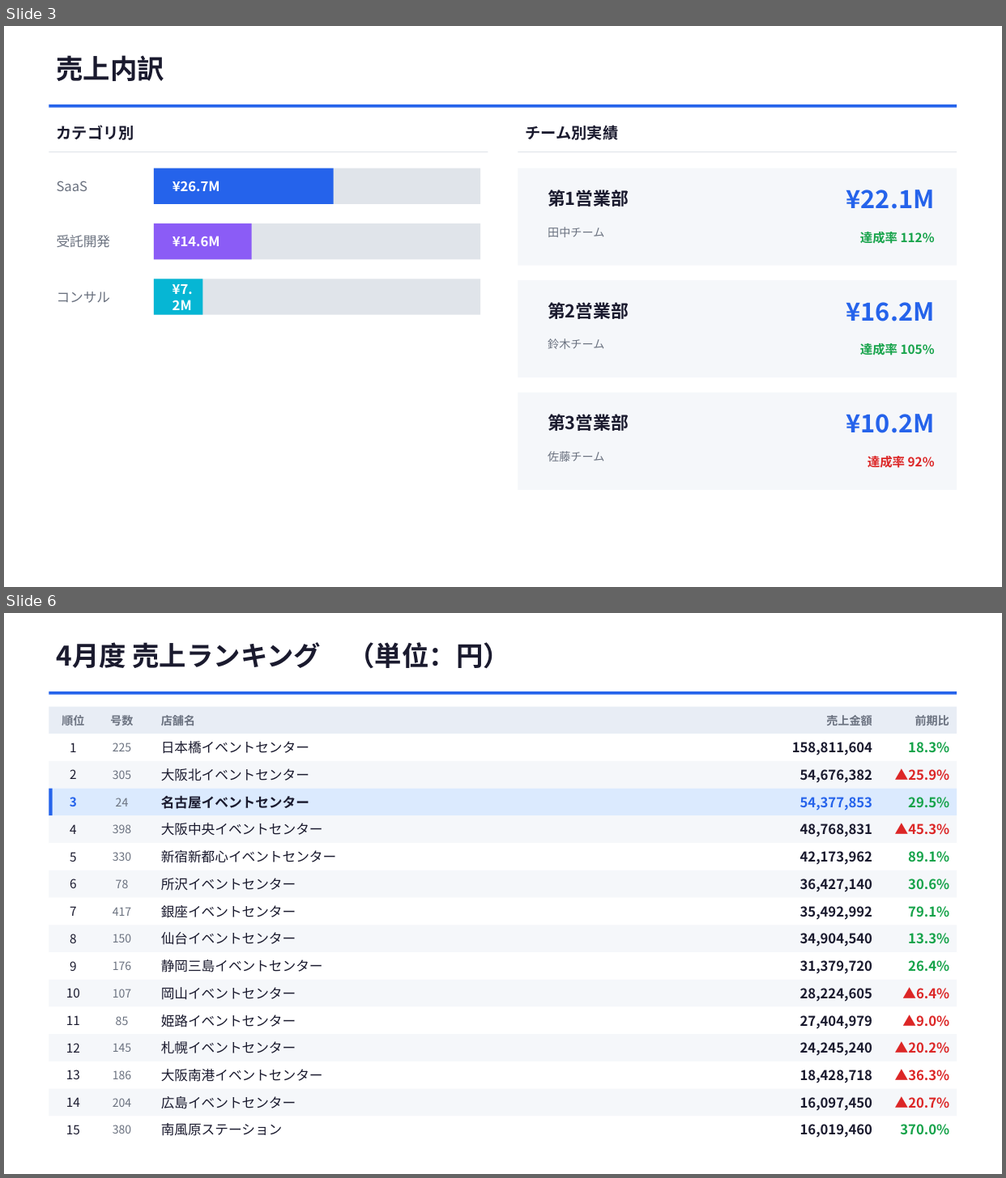
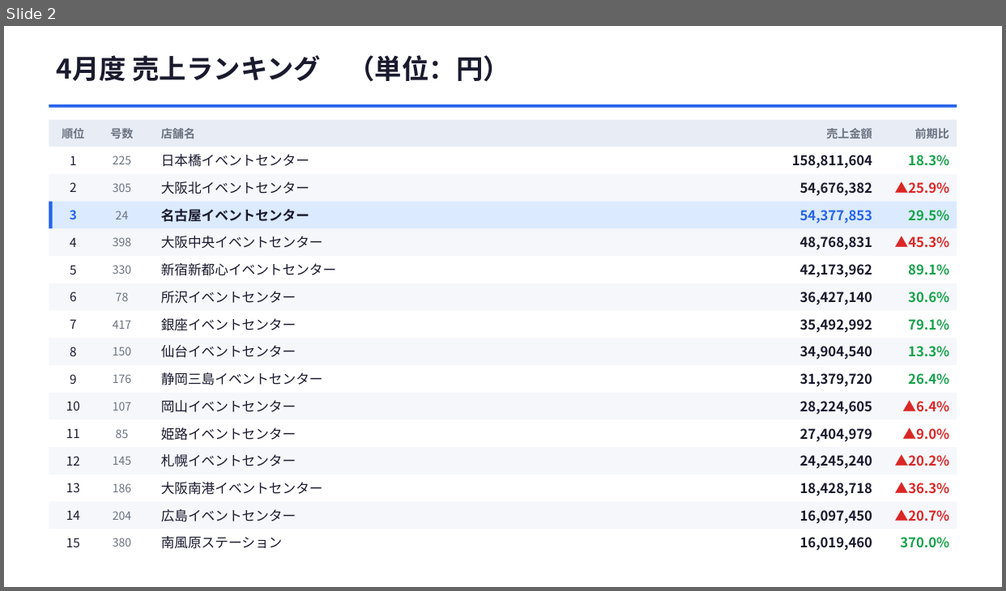
Before and after one commit to horihorihorihorichiz/-, a slide deck: slides/exports/sales-meeting.pptx. Shown one above the other, each under a label of ours: slides 3 and 6 before the commit, slide 2 after it; the slides between them are not shown. The pictures are 1006x1178 and 1006x591 pixels, drawn with LibreOffice and Linux fonts; fonts in the diff are those of the drawing. Boxes give left, top, right and bottom in pixels: in the first picture for what was removed or moved away, otherwise in the second. Text is boxed around its words. In the diff, an @@ line names an element or a change of style, - is before the commit and + after.

```diff
--- a/slides/exports/sales-meeting.pptx
+++ b/slides/exports/sales-meeting.pptx
@@ slide 3 removed at bbox=[4, 26, 1002, 587], background #FFFFFF @@
@@ text removed at bbox=[56, 55, 164, 81] @@
-売上内訳
@@ rectangle removed at bbox=[49, 105, 957, 108] @@
@@ text removed at bbox=[57, 125, 134, 140] @@
-カテゴリ別
@@ text removed at bbox=[525, 125, 618, 140] @@
-チーム別実績
@@ rectangle removed at bbox=[49, 152, 488, 152] @@
@@ rectangle removed at bbox=[154, 169, 481, 204] @@
@@ rectangle removed at bbox=[154, 169, 334, 204] @@
@@ rectangle removed at bbox=[518, 152, 957, 152] @@
@@ rectangle removed at bbox=[518, 169, 957, 266] @@
@@ text removed at bbox=[57, 181, 88, 191] @@
-SaaS
@@ text removed at bbox=[172, 181, 220, 191] @@
-¥26.7M
@@ text removed at bbox=[548, 190, 629, 207] @@
-第1営業部
@@ text removed at bbox=[846, 190, 935, 209] @@
-¥22.1M
@@ text removed at bbox=[57, 235, 111, 248] @@
-受託開発
@@ rectangle removed at bbox=[154, 224, 481, 259] @@
@@ rectangle removed at bbox=[154, 224, 252, 259] @@
@@ text removed at bbox=[172, 236, 220, 246] @@
-¥14.6M
@@ text removed at bbox=[548, 227, 604, 237] @@
-田中チーム
@@ text removed at bbox=[860, 232, 935, 244] @@
-達成率 112%
@@ text removed at bbox=[57, 292, 111, 303] @@
-コンサル
@@ rectangle removed at bbox=[154, 279, 481, 315] @@
@@ rectangle removed at bbox=[154, 279, 202, 315] @@
@@ text removed at bbox=[172, 284, 193, 310] @@
-¥7.2M
@@ rectangle removed at bbox=[518, 280, 957, 378] @@
@@ text removed at bbox=[548, 302, 629, 319] @@
-第2営業部
@@ text removed at bbox=[846, 302, 935, 322] @@
-¥16.2M
@@ text removed at bbox=[548, 339, 604, 349] @@
-鈴木チーム
@@ text removed at bbox=[860, 344, 935, 356] @@
-達成率 105%
@@ rectangle removed at bbox=[518, 393, 957, 490] @@
@@ text removed at bbox=[548, 414, 629, 431] @@
-第3営業部
@@ text removed at bbox=[846, 414, 935, 433] @@
-¥10.2M
@@ text removed at bbox=[548, 451, 604, 462] @@
-佐藤チーム
@@ text removed at bbox=[867, 456, 935, 468] @@
-達成率 92%
@@ what was slide 6 is now slide 2 @@
```
Also in this commit, not shown: 1 slide changed, 3 other slides removed, 2 other files.
